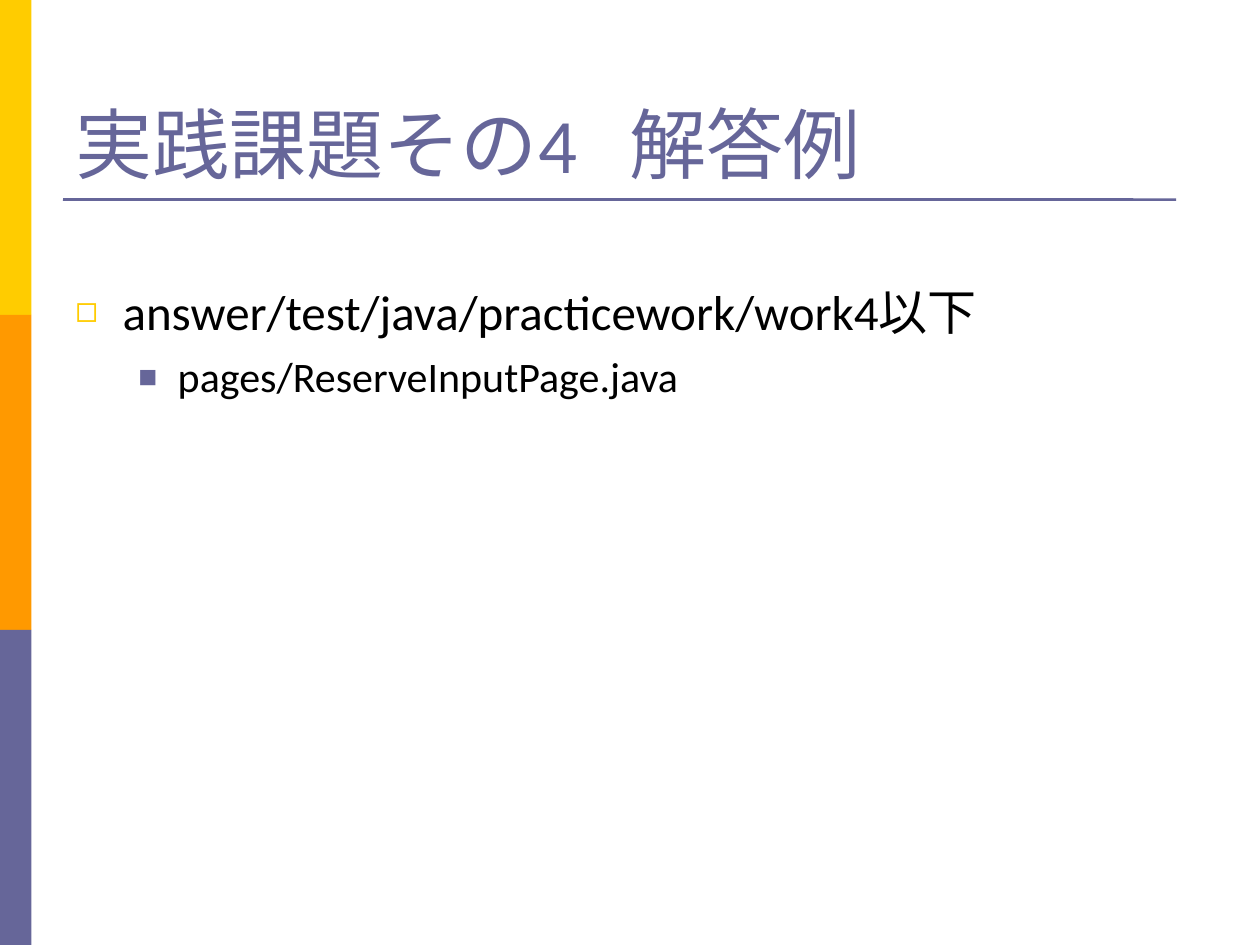
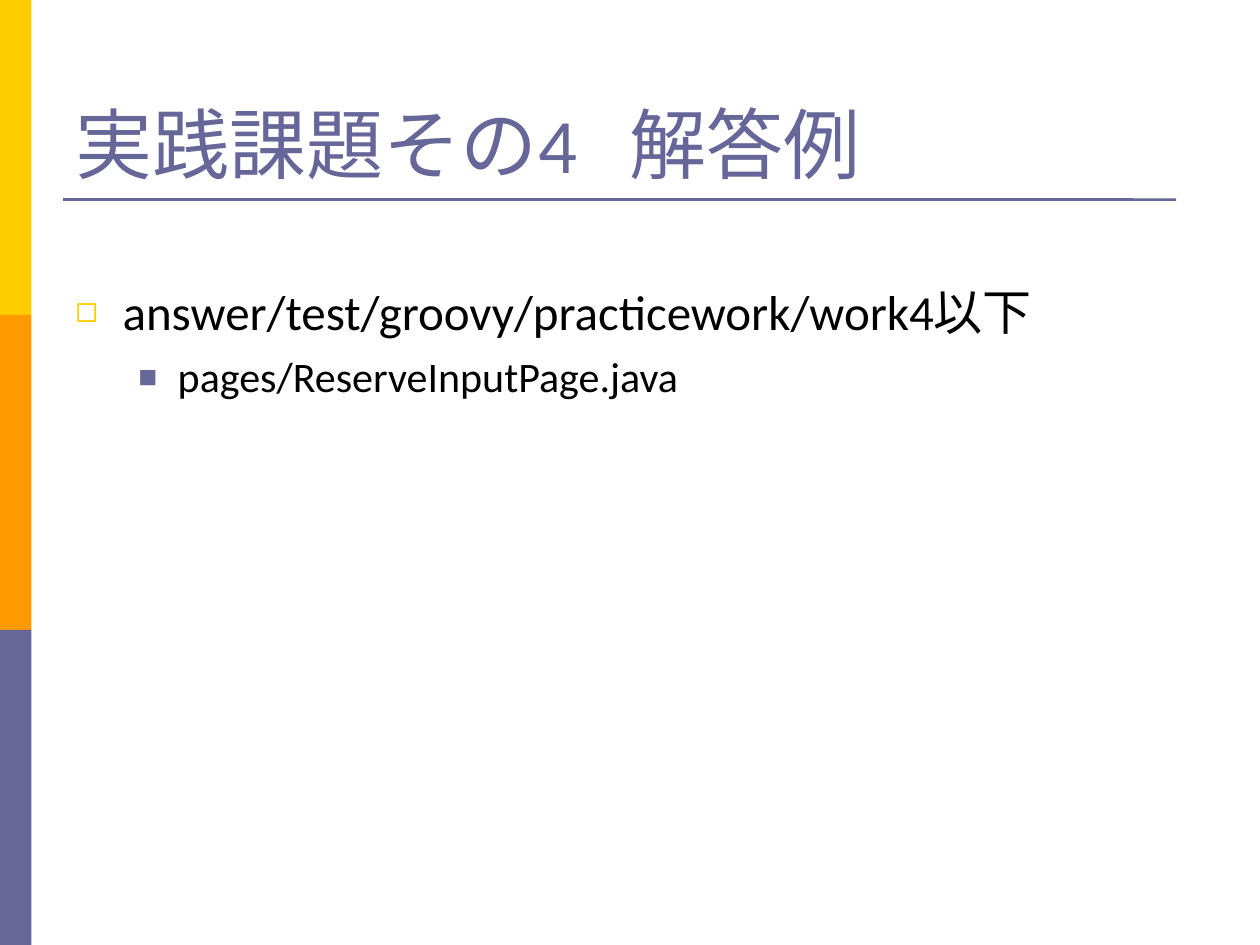
Before and after one commit to takuY-U2/STARHotel, a slide deck: slide 57 of docs/SlideGeb.ppt (slide 60 before the commit). Drawn at 1260x945 pixels with LibreOffice and Linux fonts; fonts in the diff are those of the drawing. Boxes give left, top, right and bottom in pixels: in the first picture for what was removed or moved away, otherwise in the second. Text is boxed around its words. In the diff, an @@ line names an element or a change of style, - is before the commit and + after.

```diff
--- a/docs/SlideGeb.ppt
+++ b/docs/SlideGeb.ppt
@@ text at bbox=[123, 291, 1032, 339]: text changed @@
-◻ answer/test/java/practicework/work4以下
+◻ answer/test/groovy/practicework/work4以下
```
Also in this commit, not shown: 22 other slides changed, 4 slides removed, 3 other files.
